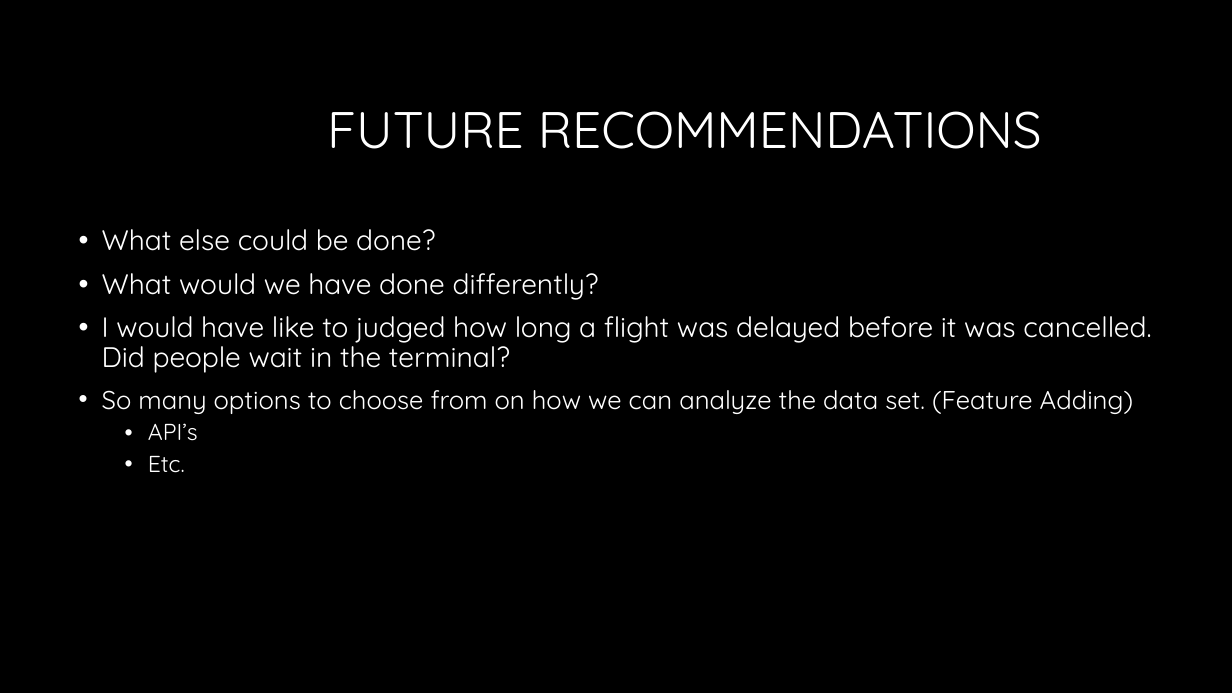
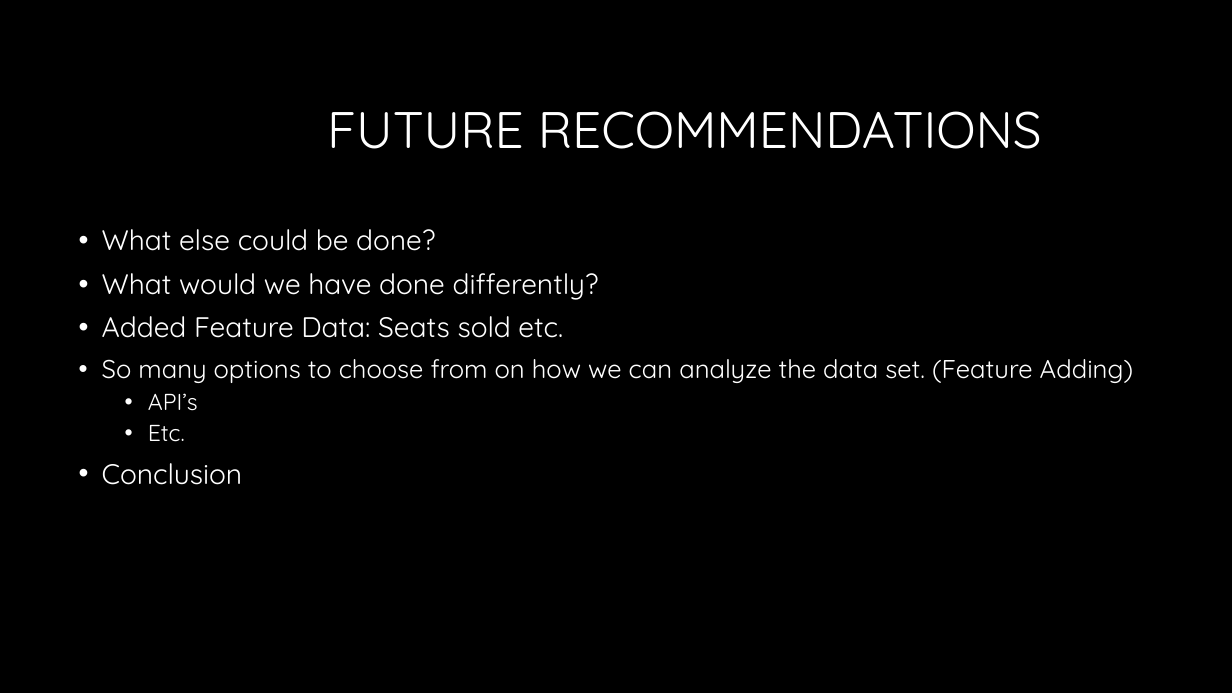
Before and after one commit to Adam-Warrick/Causes_of_Flight_Delays_and_Cancellations, a slide deck: slide 16 of Resources/Flight_Delays_and_Cancellations2.pptx. Drawn at 1232x693 pixels with LibreOffice and Linux fonts; fonts in the diff are those of the drawing; background and template pictures are left out. Boxes give left, top, right and bottom in pixels: in the first picture for what was removed or moved away, otherwise in the second. Text is boxed around its words. In the diff, an @@ line names an element or a change of style, - is before the commit and + after.

Commit message:
Updated

```diff
--- a/Resources/Flight_Delays_and_Cancellations2.pptx
+++ b/Resources/Flight_Delays_and_Cancellations2.pptx
@@ text at box(102, 316, 563, 338): text changed @@
-• I would have like to judged how long a flight was delayed before it was cancelled. Did people wait in the terminal?
+• Added Feature Data: Seats sold etc.
@@ text at box(102, 463, 243, 485): paragraph added @@
+• Conclusion
```
